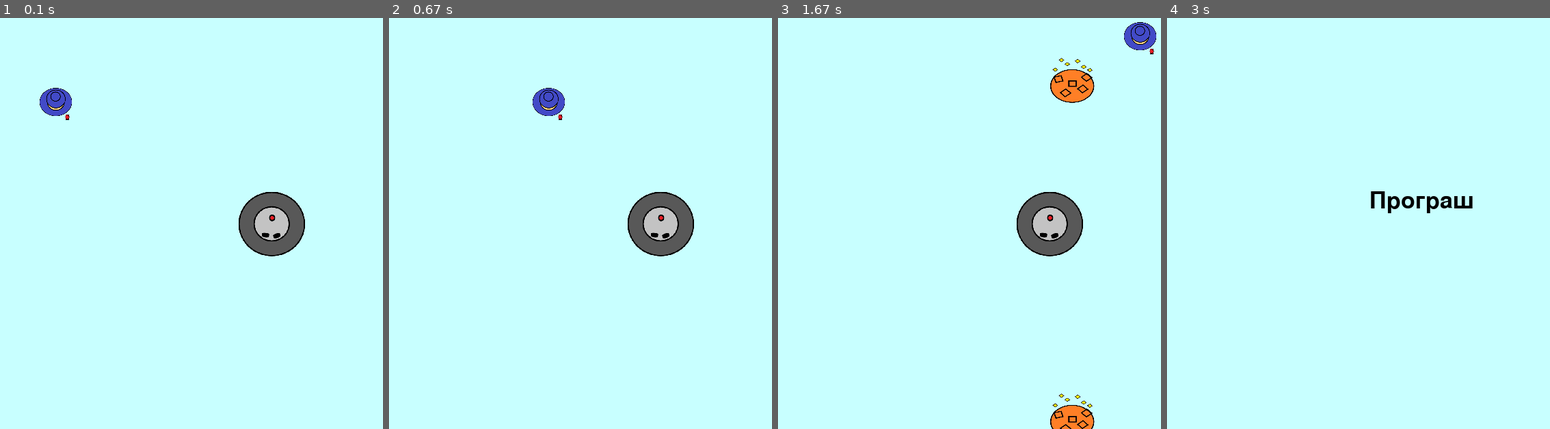
Above: before the commit, frames 1-4 (left to right).
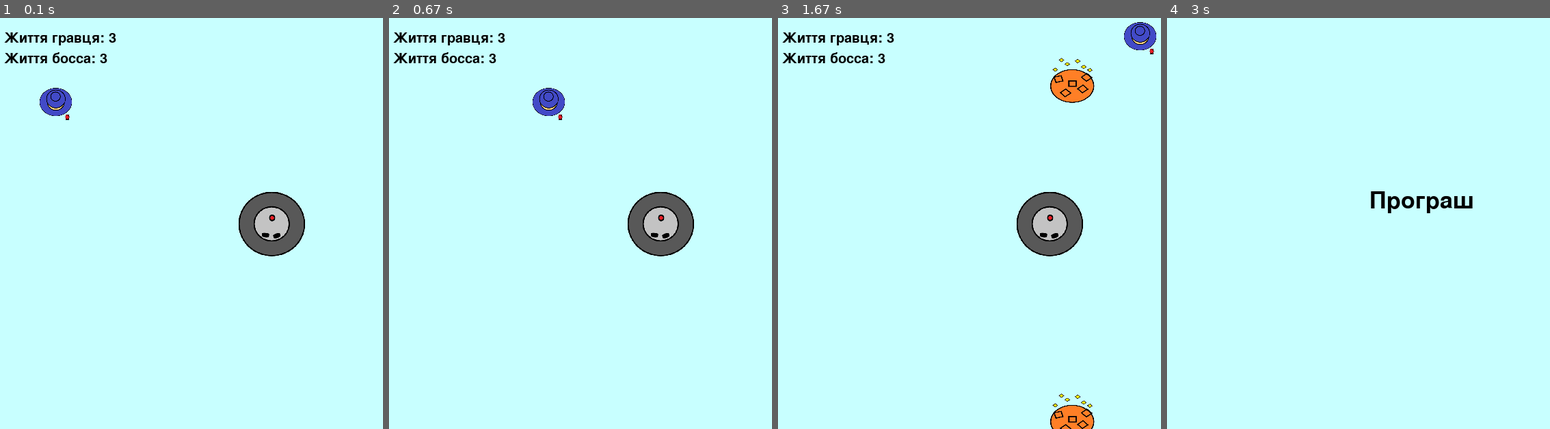
Above: after the commit, the same moments.

Repository: markgardie/Logika_Python
Game: pygame game, started from boss_fight/main.py
Same seed, same stepped clock (60 frames per second), same inputs: the game is played once before the commit and once after it.
Inputs:
- Up to frame 1 (0.1 s): no input
- Up to frame 2 (0.67 s): hold D from 0.33 s (still down)
- Up to frame 3 (1.67 s): release D at 0.8 s; hold W 0.83-1.13 s; hold D 1.17-1.63 s
- Up to frame 4 (3 s): hold A 1.67-2.2 s

The runs differ from the first frame. In frame 1, 0.6% of the frame differs, in the area x 1-31%, y 3-11%; in frame 2, 0.6%; in frame 3, 0.6%; in frame 4, nothing differs.

Commit message:
boss fight ver. 1.0

Diff:
--- a/boss_fight/Boss.py
+++ b/boss_fight/Boss.py
@@ -23,6 +23,8 @@
         global timer
 
         if timer == 0:
+
+            fireballs.clear()
 
             dir_1_x, dir_1_y = self.generate_direction()
             dir_2_x, dir_2_y = self.generate_direction()
@@ -97,3 +99,8 @@
 
         else:
             timer -= 1
+
+    def move(self):
+
+        self.hitbox.x = randint(100, WINDOW_WIDTH - 100)
+        self.hitbox.y = randint(100, WINDOW_HEIGHT - 100)
--- a/boss_fight/constants.py
+++ b/boss_fight/constants.py
@@ -36,3 +36,10 @@
 FIREBALL_PATH = os.path.join(RESOURCES_PATH, "fireball.png")
 
 FPS = 60
+
+PLAYER_HP_TEXT_X = 50
+PLAYER_HP_TEXT_Y = 20
+
+
+BOSS_HP_TEXT_X = 50
+BOSS_HP_TEXT_X = 50
--- a/boss_fight/functions.py
+++ b/boss_fight/functions.py
@@ -1,23 +1,19 @@
 from constants import*
 import pygame
 
-player_hp = 3
-boss_hp = 3
 
-def win_lose():
-    global player_hp
-    global boss_hp
+def win_lose(player_hp, boss_hp):
 
     finish = False
     text = ""
 
     font = pygame.font.Font(None, 50)
 
-    if player_hp == 0:
+    if player_hp <= 0:
         finish = True
         text = font.render("Програш", True, BLACK)
 
-    if boss_hp == 0:
+    if boss_hp <= 0:
         finish = True
         text = font.render("Виграш", True, BLACK)
 
@@ -32,12 +28,17 @@
     for fireball in fireballs:
         fireball.move()
 
-def collsions(player, boss, fireballs):
+def collisions(player, boss, fireballs, player_hp, boss_hp):
 
-    global player_hp
-    global boss_hp
 
     for fireball in fireballs:
 
         if player.hitbox.colliderect(fireball.hitbox):
             player_hp -= 1
+            fireballs.remove(fireball)
+
+    if player.hitbox.colliderect(boss.hitbox):
+        boss_hp -= 1
+        boss.move()
+
+    return player_hp, boss_hp
--- a/boss_fight/main.py
+++ b/boss_fight/main.py
@@ -14,6 +14,9 @@
 game = True
 finish = False
 text = ""
+font = pygame.font.Font(None, 30)
+player_hp = 3
+boss_hp = 3
 
 while game:
     for event in pygame.event.get():
@@ -22,17 +25,27 @@
             game = False
 
     if not finish:
+
+        player_hp_text = font.render(f"Життя гравця: {player_hp}", True, BLACK)
+        boss_hp_text = font.render(f"Життя босса: {boss_hp}", True, BLACK)
+
+
         window.screen.blit(boss.image, (boss.hitbox.x, boss.hitbox.y))
         window.screen.blit(player.image, (player.hitbox.x , player.hitbox.y))
+
+        window.screen.blit(player_hp_text, (PLAYER_HP_TEXT_X, PLAYER_HP_TEXT_Y))
+        window.screen.blit(boss_hp_text, (BOSS_HP_TEXT_X, BOSS_HP_TEXT_X))
 
         player.controls(pygame.K_a, pygame.K_d, pygame.K_w, pygame.K_s)
         boss.fire(fireballs)
 
+
+
         draw_fireballs(window.screen, fireballs)
         move_fireballs(fireballs)
 
-        collsions(player, boss, fireballs)
-        finish, text = win_lose()
+        player_hp, boss_hp = collisions(player, boss, fireballs, player_hp, boss_hp)
+        finish, text = win_lose(player_hp, boss_hp)
     else:
         window.screen.blit(text, (WINDOW_WIDTH / 2 - 100, WINDOW_HEIGHT / 2 - 50))
 
